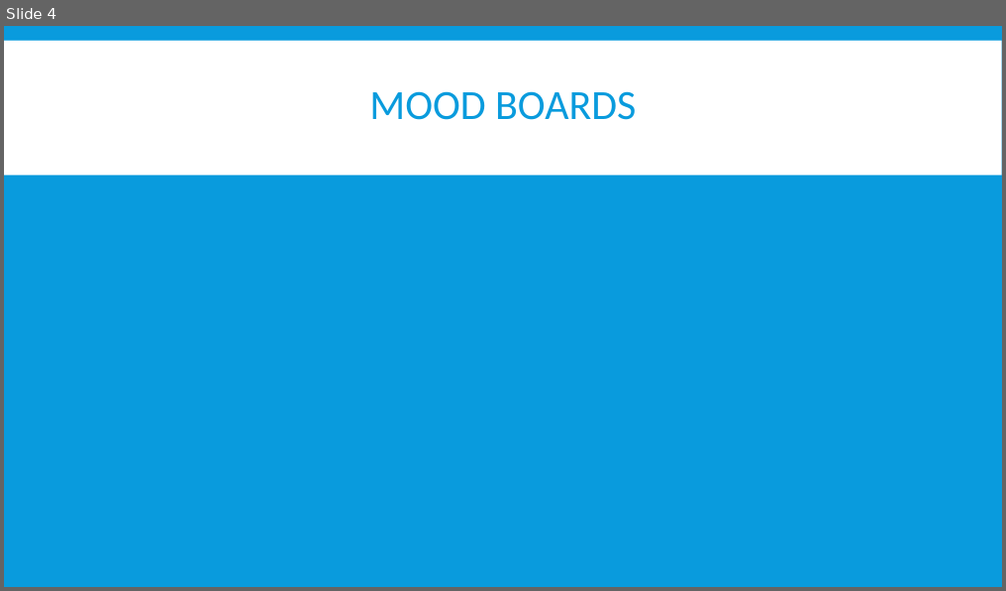
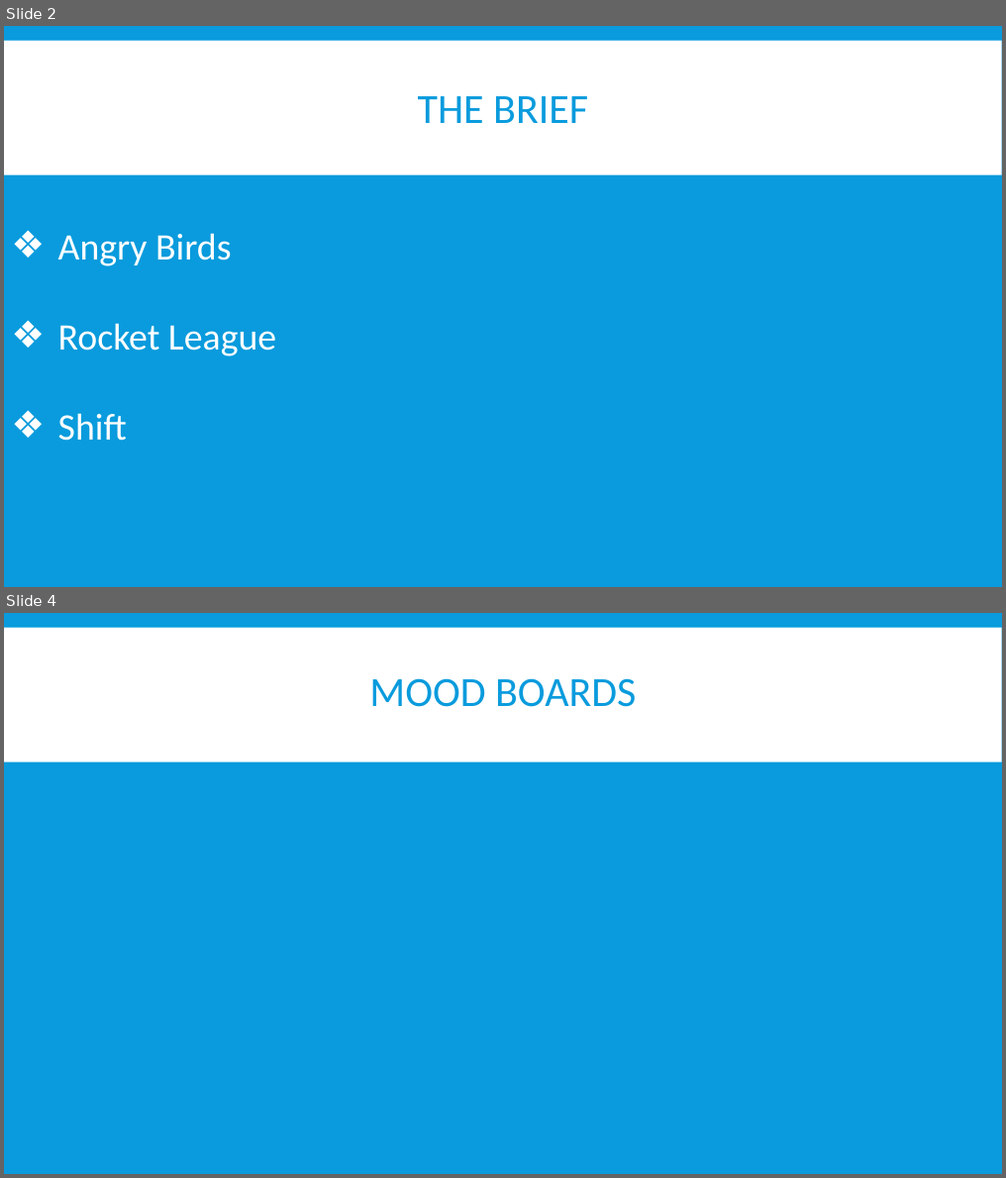
Before and after one commit to UoSGamesGroups/second-semester-s2-group-6, a slide deck: Presentation/L4-5-Group 8 -First presentation.pptx. Shown one above the other, each under a label of ours: slide 4 before the commit, slides 2 and 4 after it; the slides between them are not shown. The pictures are 1006x591 and 1006x1178 pixels, drawn with LibreOffice and Linux fonts; fonts in the diff are those of the drawing. Boxes give left, top, right and bottom in pixels: in the first picture for what was removed or moved away, otherwise in the second. Text is boxed around its words. In the diff, an @@ line names an element or a change of style, - is before the commit and + after.

```diff
--- a/Presentation/L4-5-Group 8 -First presentation.pptx
+++ b/Presentation/L4-5-Group 8 -First presentation.pptx
@@ slide 2 added at box(4, 26, 1002, 587), background #099BDD; not listed: 1 template element that a slide beside it also shows @@
@@ title added at box(418, 96, 588, 123), 40 pt, text #099BDD @@
+THE BRIEF
@@ text added at box(58, 233, 276, 441), 36 pt, text #FFFFFF @@
+❖ Angry Birds
+❖ Rocket League
+❖ Shift
```
Also in this commit, not shown: 2 slides changed, 4 other slides added, 3 slides removed, 5 other files.
